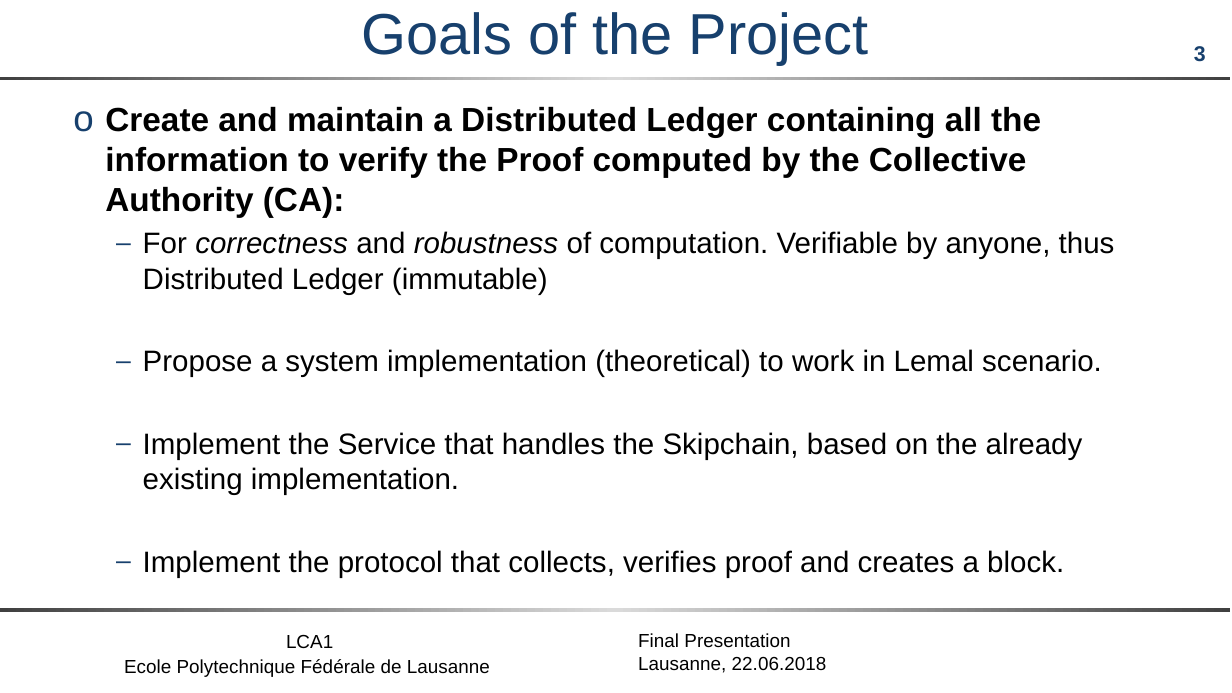
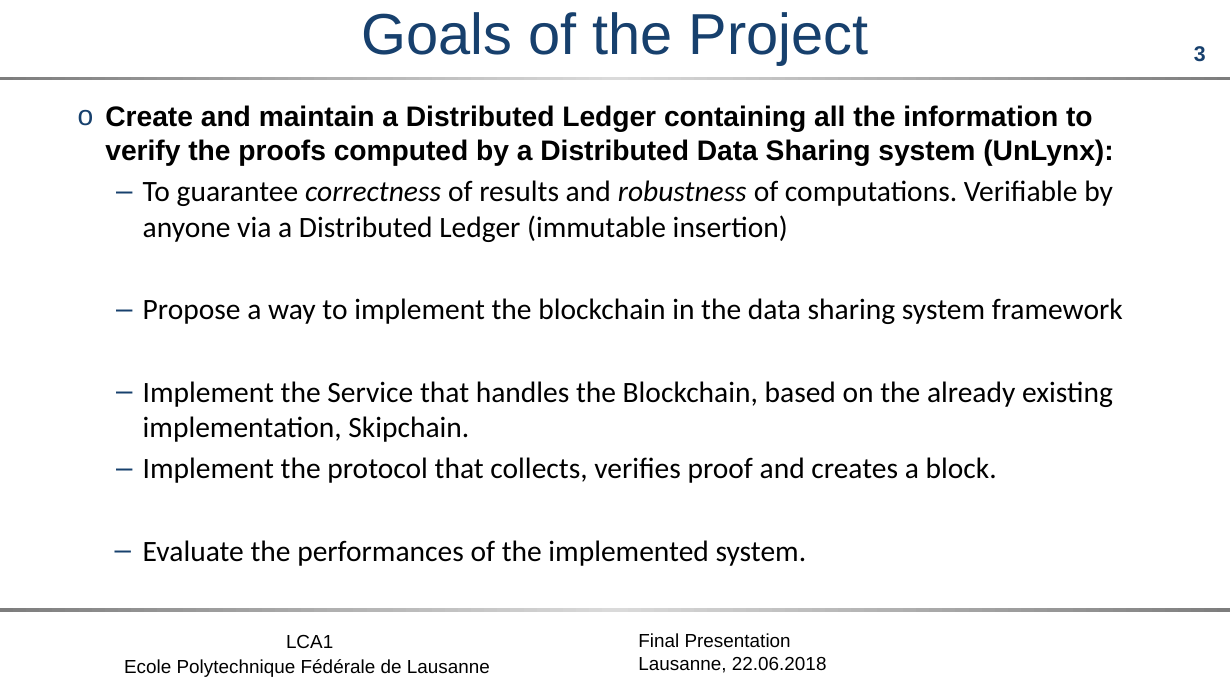
Before and after one commit to maxpr/MasterProjectDocuments, a slide deck: slide 3 of OPT/doc/FinalPresentation.pptx. Drawn at 1232x693 pixels with LibreOffice and Linux fonts; fonts in the diff are those of the drawing; background and template pictures are left out. Boxes give left, top, right and bottom in pixels: in the first picture for what was removed or moved away, otherwise in the second. Text is boxed around its words. In the diff, an @@ line names an element or a change of style, - is before the commit and + after.

```diff
--- a/OPT/doc/FinalPresentation.pptx
+++ b/OPT/doc/FinalPresentation.pptx
@@ rectangle at (0, 77, 1231, 80): fill gradient #818181 to #DADADA to gradient #7D7D7D to #DADADA @@
@@ text at (105, 105, 1123, 442): text changed; font Arial to Calibri @@
-o Create and maintain a Distributed Ledger containing all the information to verify the Proof computed by the Collective Authority (CA):
-  – For correctness and robustness of computation. Verifiable by anyone, thus Distributed Ledger (immutable)
-  – Propose a system implementation (theoretical) to work in Lemal scenario.
-  – Implement the Service that handles the Skipchain, based on the already existing implementation.
+o Create and maintain a Distributed Ledger containing all the information to verify the proofs computed by a Distributed Data Sharing system (UnLynx):
+  – To guarantee correctness of results and robustness of computations. Verifiable by anyone via a Distributed Ledger (immutable insertion)
+  – Propose a way to implement the blockchain in the data sharing system framework
+  – Implement the Service that handles the Blockchain, based on the already existing implementation, Skipchain.
@@ text at (143, 457, 997, 483): font Arial to Calibri in "Implement the protocol that collects, verifies proof ..." @@
@@ text at (143, 540, 807, 566): paragraph added @@
+  – Evaluate the performances of the implemented system.
@@ rectangle at (0, 608, 1231, 612): fill gradient #818181 to #DADADA to gradient #7D7D7D to #DADADA @@
```
Also in this commit, not shown: 5 other slides changed, 30 slides added, 6 slides removed, 8 other files.
